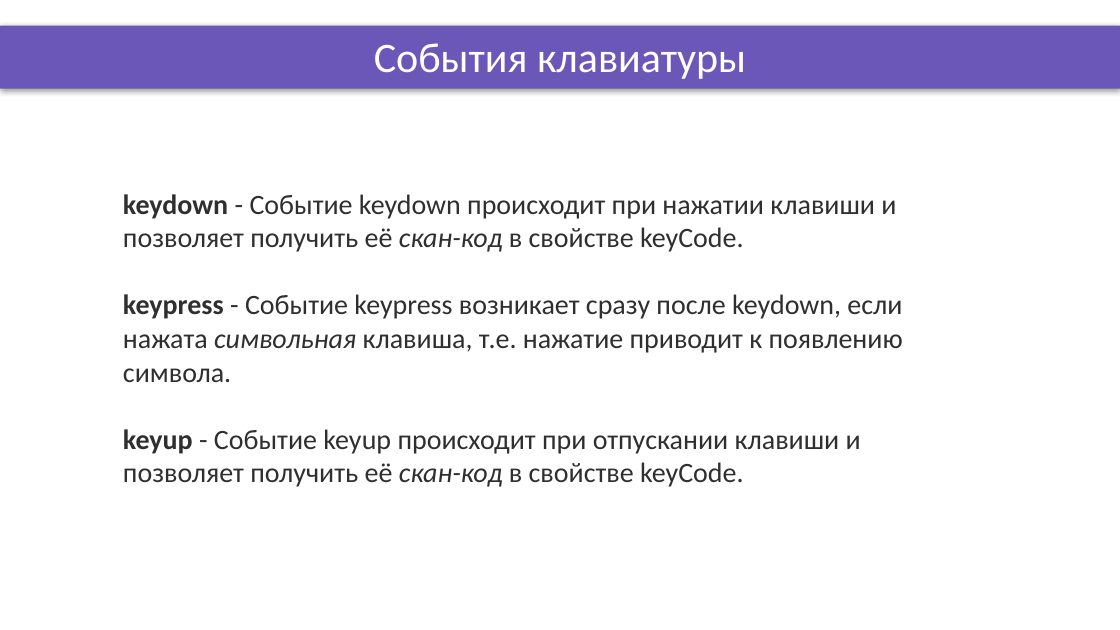
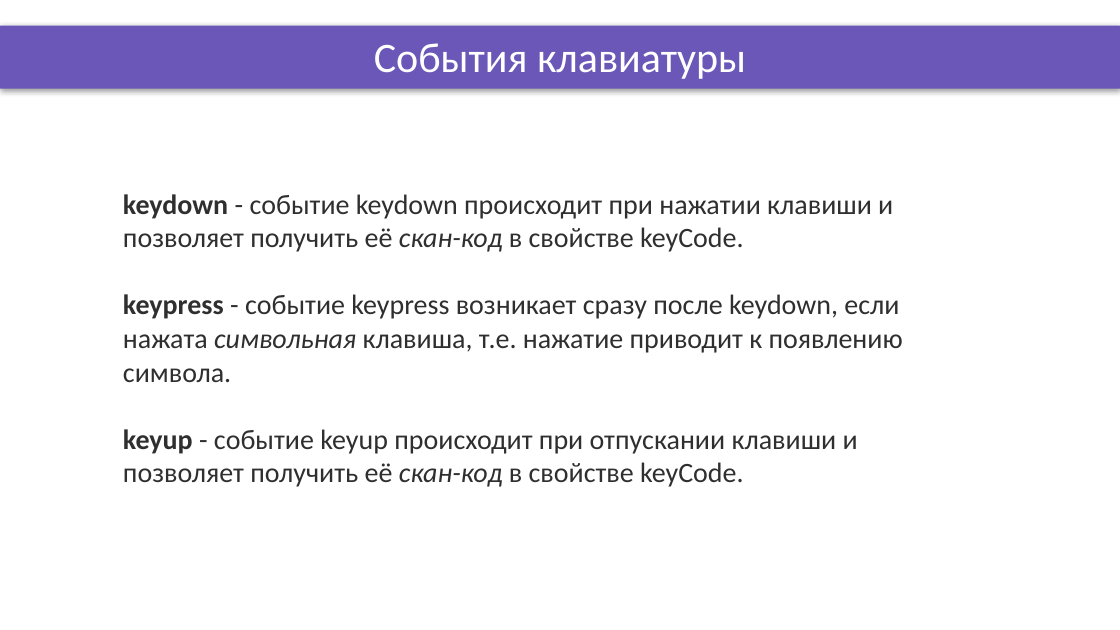
Before and after one commit to DinamickaDevelopment/ignite, a slide deck: slide 4 of JS/009_lesson/Presentation/events_2.pptx. Drawn at 1120x630 pixels with LibreOffice and Linux fonts; fonts in the diff are those of the drawing; background and template pictures are left out. Boxes give left, top, right and bottom in pixels: in the first picture for what was removed or moved away, otherwise in the second. Text is boxed around its words. In the diff, an @@ line names an element or a change of style, - is before the commit and + after.

```diff
--- a/JS/009_lesson/Presentation/events_2.pptx
+++ b/JS/009_lesson/Presentation/events_2.pptx
@@ text at bbox=[123, 194, 903, 487]: text changed @@
-keydown - Событие keydown происходит при нажатии клавиши и позволяет получить её скан-код в свойстве keyCode.
-keypress - Событие keypress возникает сразу после keydown, если нажата символьная клавиша, т.е. нажатие приводит к появлению символа.
-keyup - Событие keyup происходит при отпускании клавиши и позволяет получить её скан-код в свойстве keyCode.
+keydown - событие keydown происходит при нажатии клавиши и позволяет получить её скан-код в свойстве keyCode.
+keypress - событие keypress возникает сразу после keydown, если нажата символьная клавиша, т.е. нажатие приводит к появлению символа.
+keyup - событие keyup происходит при отпускании клавиши и позволяет получить её скан-код в свойстве keyCode.
```
Also in this commit, not shown: 2 other slides changed, 15 other files.
